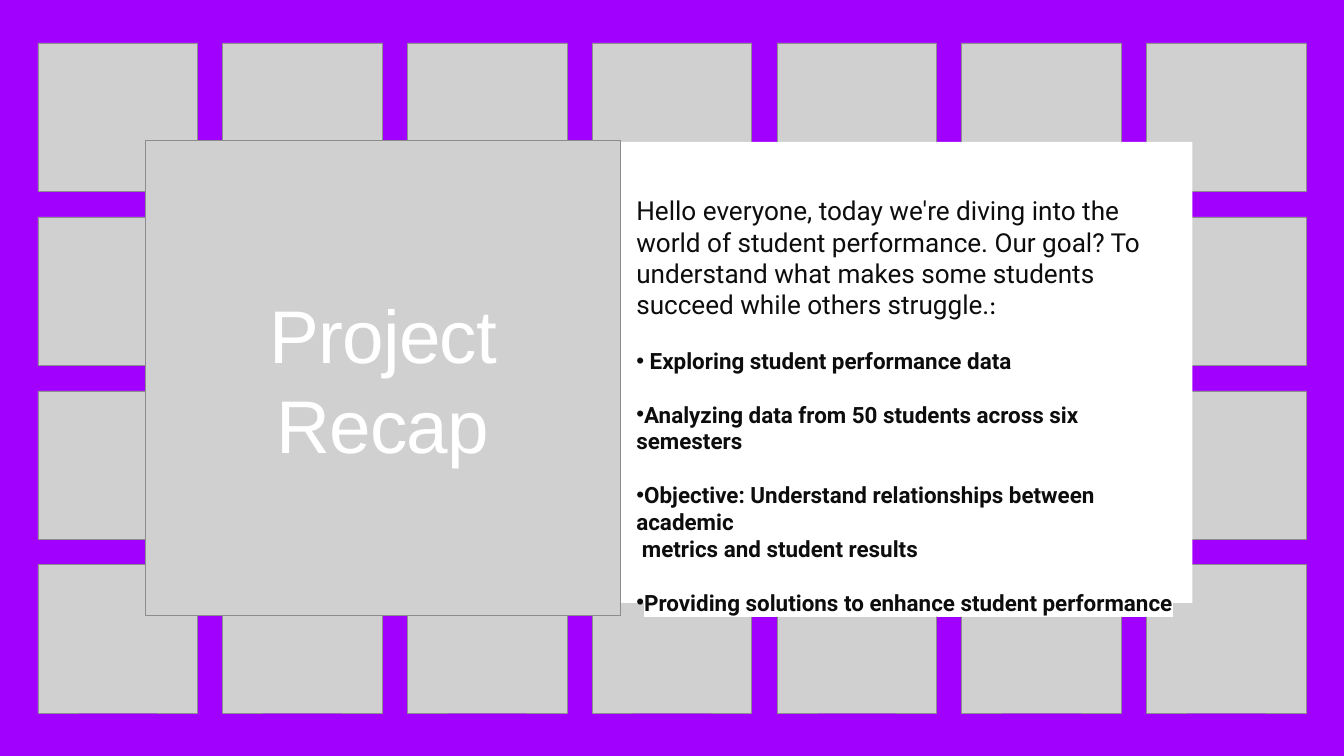
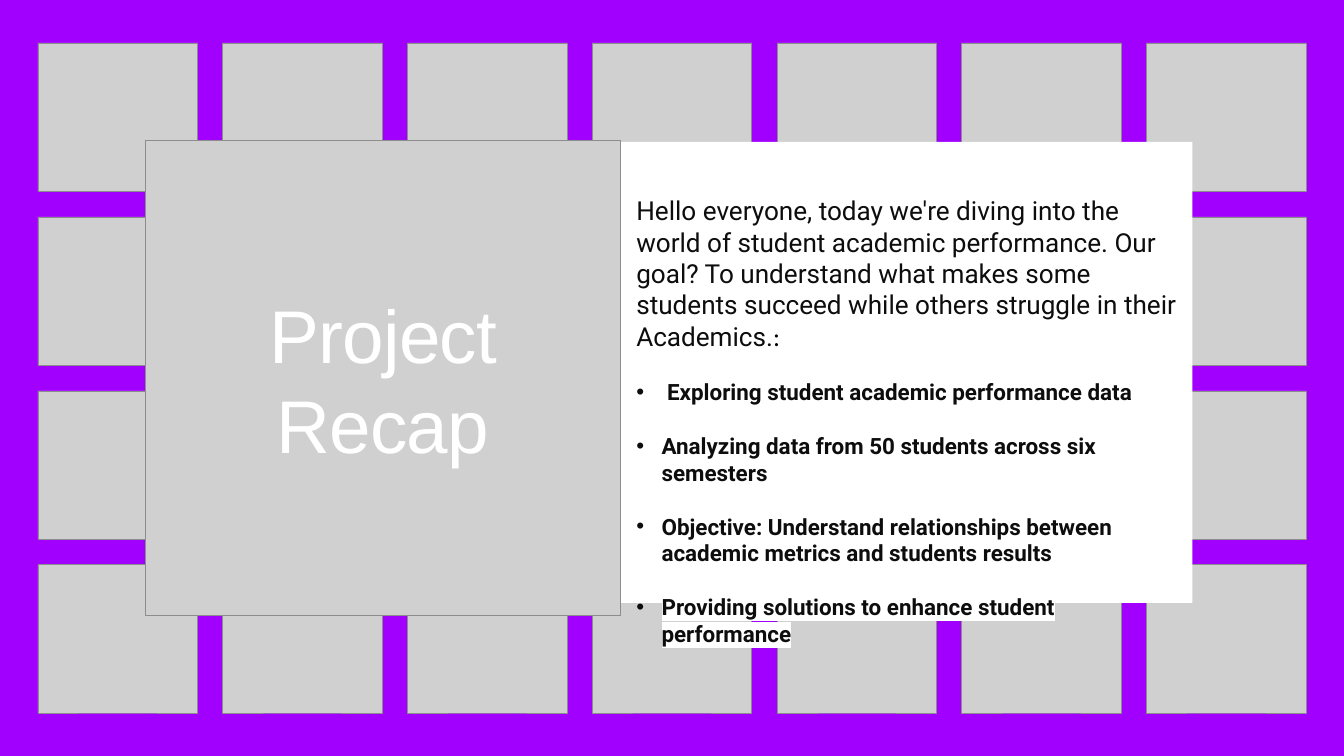
Before and after one commit to Aidenarthub/Student-Academic-Performance-Analysis, a slide deck: slide 3 of PPT/Presentation file.pptx. Drawn at 1344x756 pixels with LibreOffice and Linux fonts; fonts in the diff are those of the drawing; grey boxes stand for pictures. Boxes give left, top, right and bottom in pixels: in the first picture for what was removed or moved away, otherwise in the second. Text is boxed around its words. In the diff, an @@ line names an element or a change of style, - is before the commit and + after.

```diff
--- a/PPT/Presentation file.pptx
+++ b/PPT/Presentation file.pptx
@@ text at (636,200,1176,405): text changed @@
-Hello everyone, today we're diving into the world of student performance. Our goal? To understand what makes some students succeed while others struggle.:
-• Exploring student performance data
+Hello everyone, today we're diving into the world of student academic performance. Our goal? To understand what makes some students succeed while others struggle in their Academics.:
+• Exploring student academic performance data
@@ text at (662,437,1096,648): indent changed @@
@@ text at (662,518,1111,562): text changed @@
-• Objective: Understand relationships between academic
-metrics and student results
+• Objective: Understand relationships between academic metrics and students results
```
Also in this commit, not shown: 7 other slides changed.
